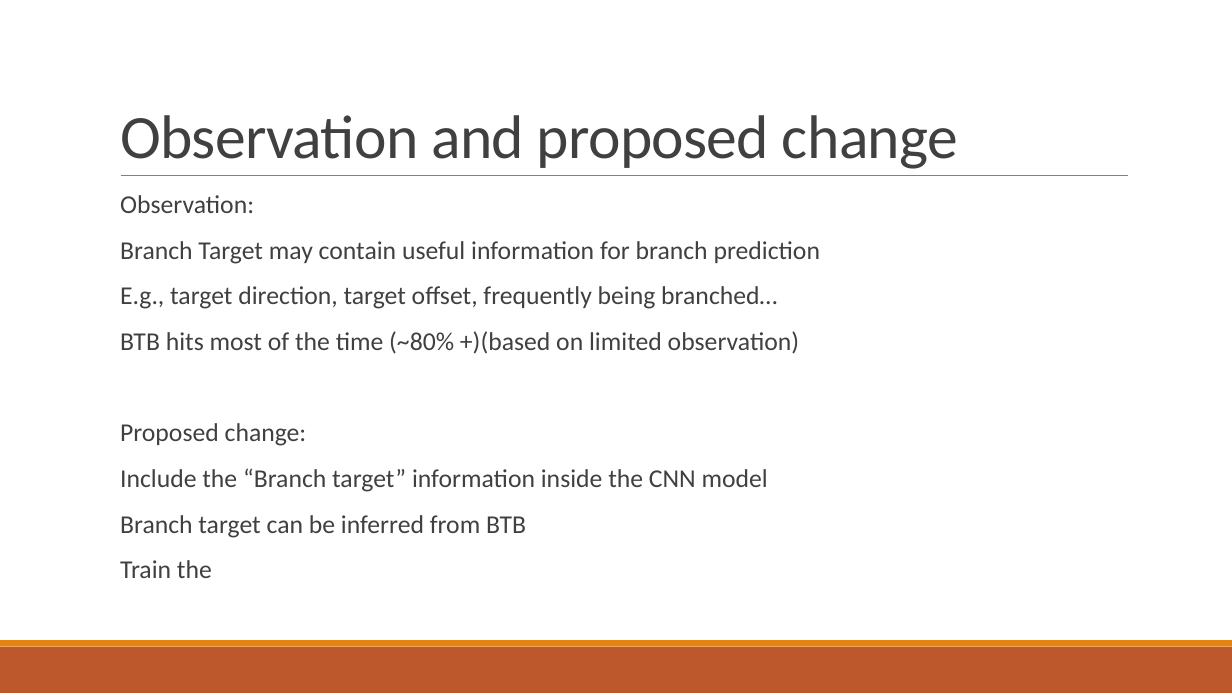
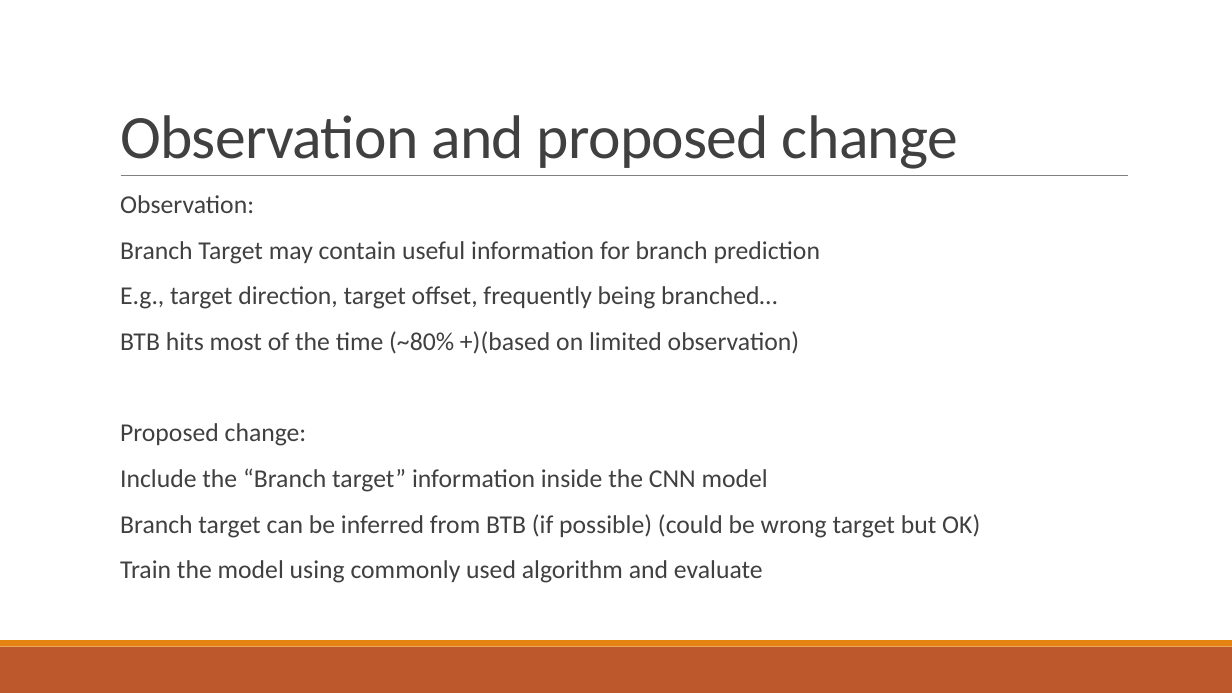
Before and after one commit to Bald-Badger/DNN-Branch-Predictor, a slide deck: slide 5 of presentation.pptx. Drawn at 1232x693 pixels with LibreOffice and Linux fonts; fonts in the diff are those of the drawing. Boxes give left, top, right and bottom in pixels: in the first picture for what was removed or moved away, otherwise in the second. Text is boxed around its words. In the diff, an @@ line names an element or a change of style, - is before the commit and + after.

```diff
--- a/presentation.pptx
+++ b/presentation.pptx
@@ text at (120, 514, 980, 583): text changed @@
-  Branch target can be inferred from BTB
-  Train the
+  Branch target can be inferred from BTB (if possible) (could be wrong target but OK)
+  Train the model using commonly used algorithm and evaluate
```
Also in this commit, not shown: 3 other slides changed, 4 slides added, 5 other files.
